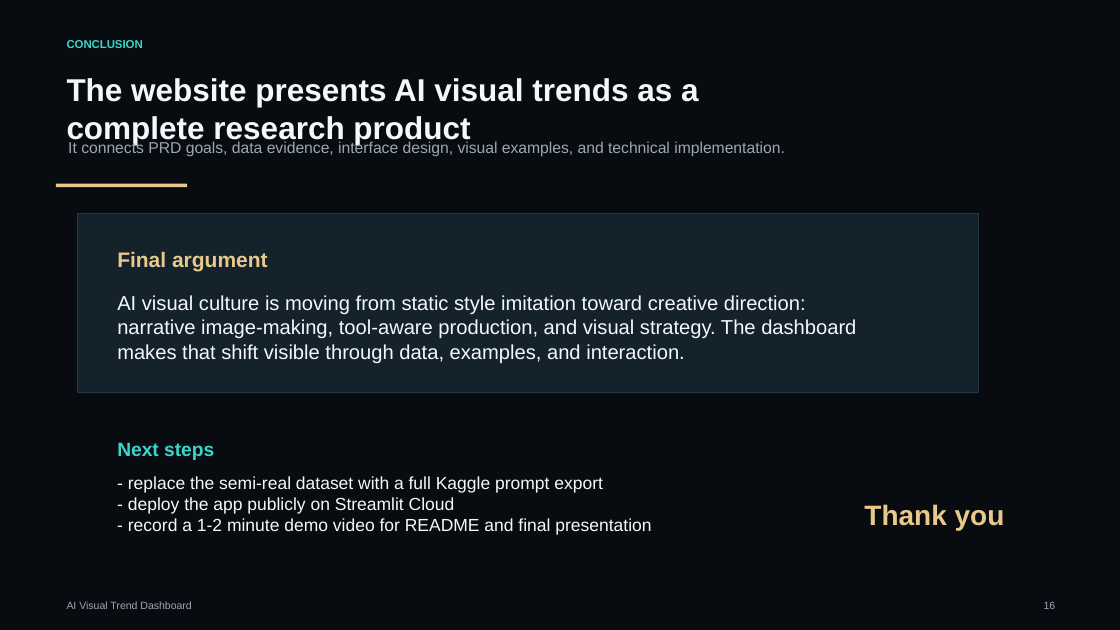
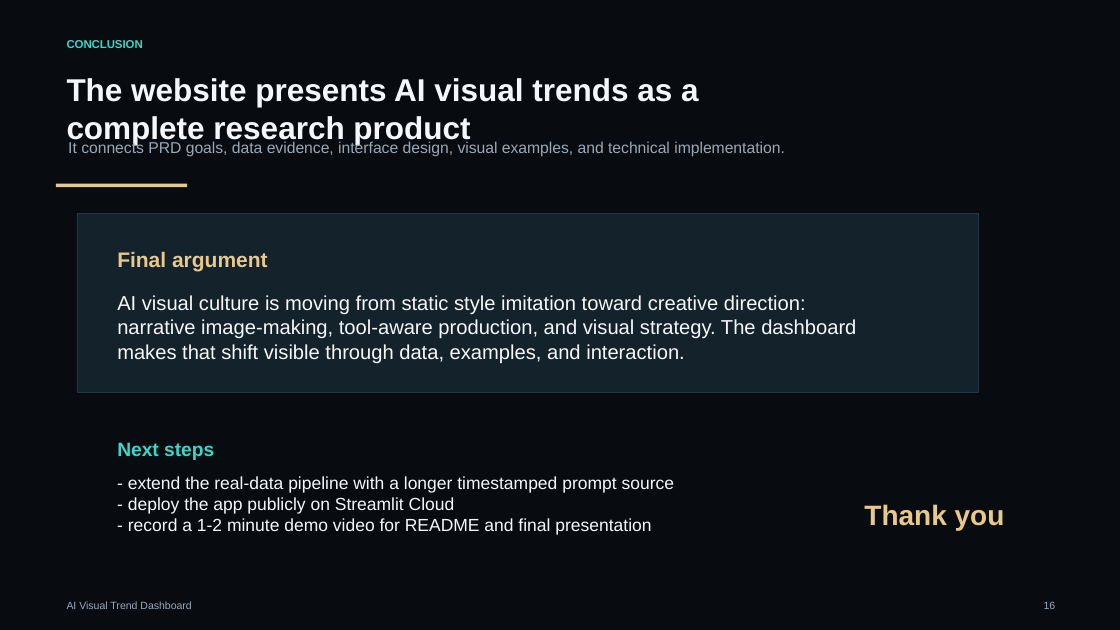
Before and after one commit to hedan-skku/ai-visual-trend-dashboard, a slide deck: slide 16 of AI_Visual_Trend_Dashboard_Presentation.pptx. Drawn at 1120x630 pixels with LibreOffice and Linux fonts; fonts in the diff are those of the drawing. Boxes give left, top, right and bottom in pixels: in the first picture for what was removed or moved away, otherwise in the second. Text is boxed around its words. In the diff, an @@ line names an element or a change of style, - is before the commit and + after.

Commit message:
Replace dashboard sample data with real DiffusionDB statistics

```diff
--- a/AI_Visual_Trend_Dashboard_Presentation.pptx
+++ b/AI_Visual_Trend_Dashboard_Presentation.pptx
@@ text at box(128, 476, 674, 493): text changed @@
-- replace the semi-real dataset with a full Kaggle prompt export
+- extend the real-data pipeline with a longer timestamped prompt source
```
Also in this commit, not shown: 7 other slides changed, 1 slide added, 1 slide removed, 19 other files.
